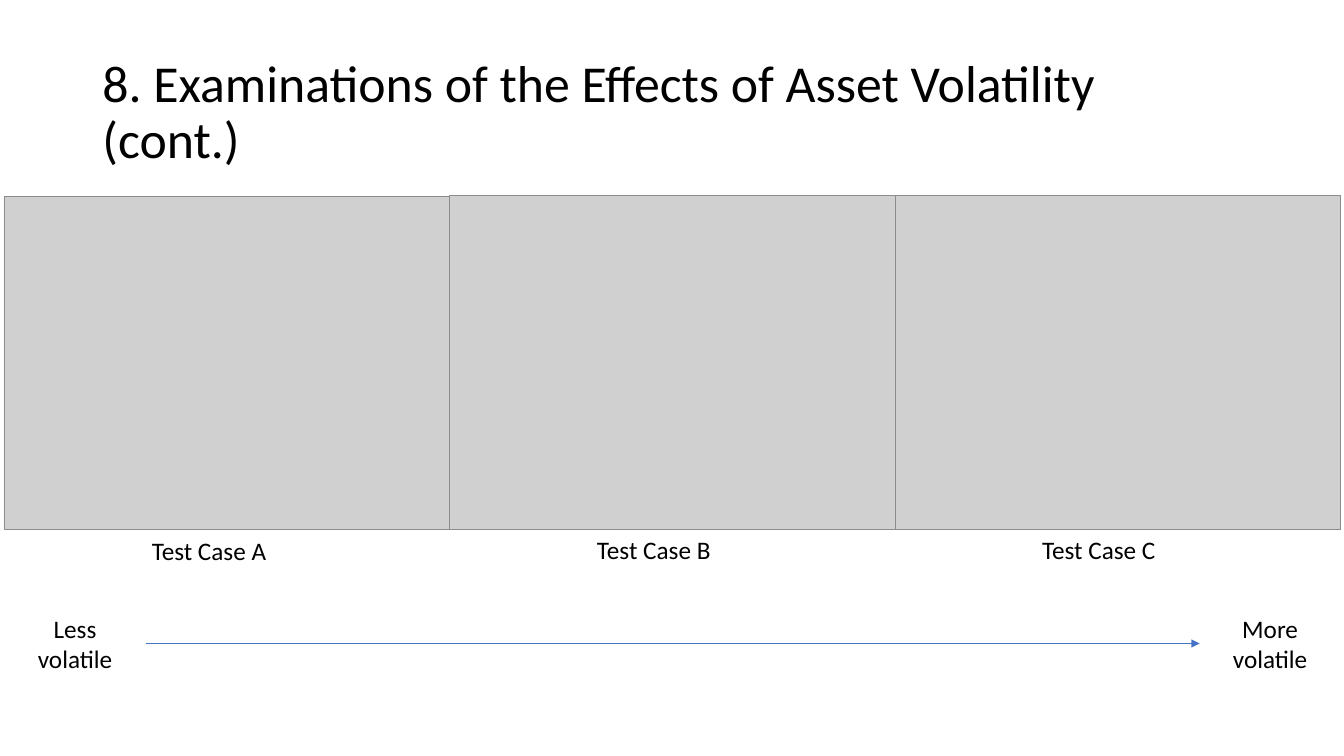
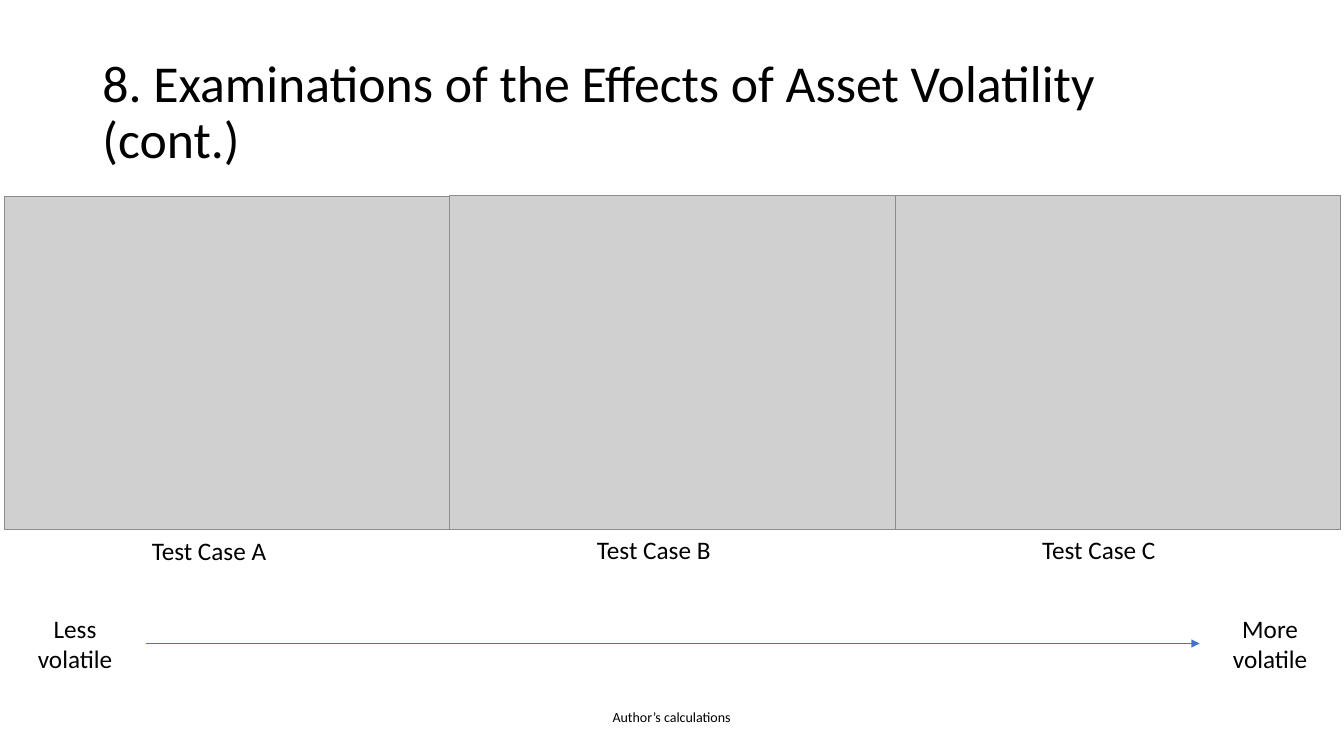
Before and after one commit to anihamde/cba-research, a slide deck: slide 19 of Suresh_CBA_Presentation.pptx. Drawn at 1344x756 pixels with LibreOffice and Linux fonts; fonts in the diff are those of the drawing; grey boxes stand for pictures. Boxes give left, top, right and bottom in pixels: in the first picture for what was removed or moved away, otherwise in the second. Text is boxed around its words. In the diff, an @@ line names an element or a change of style, - is before the commit and + after.

```diff
--- a/Suresh_CBA_Presentation.pptx
+++ b/Suresh_CBA_Presentation.pptx
@@ text added at (x1=613, y1=712, x2=731, y2=722), 10 pt, text #000000 @@
+Author’s calculations
```
Also in this commit, not shown: 16 other slides changed, 1 slide added.
